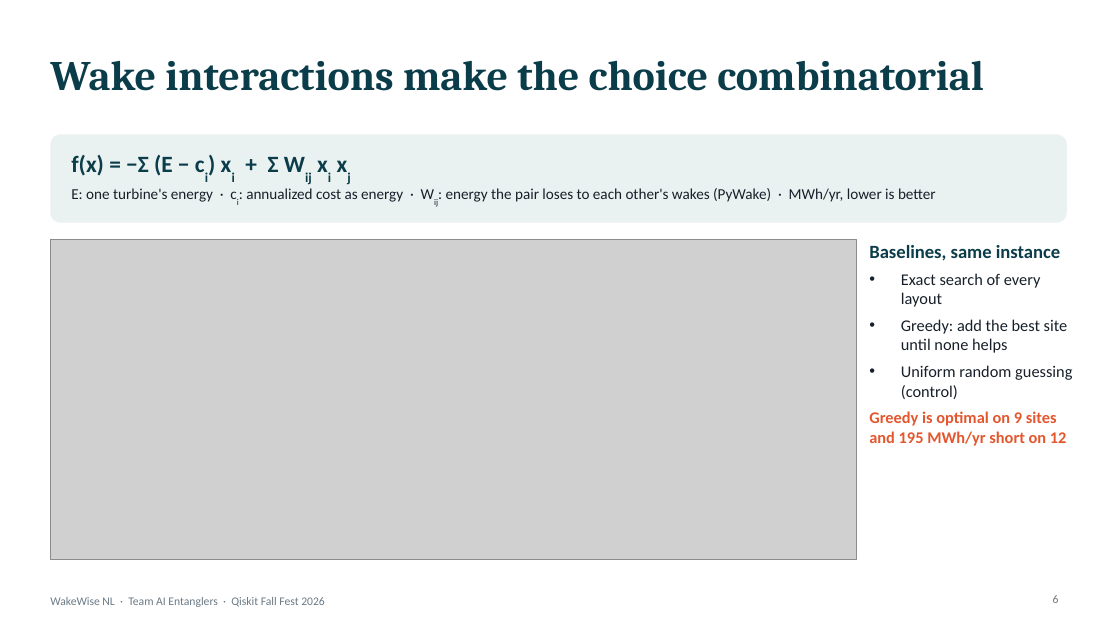
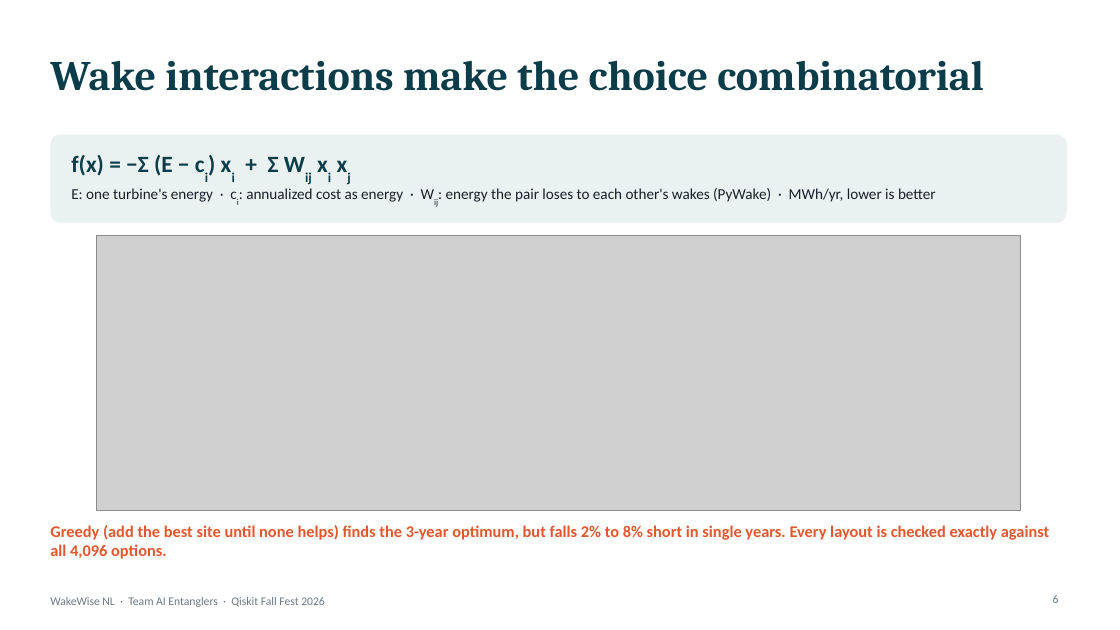
Before and after one commit to mrw-soumik/Qiskit-AI-Entanglers-, a slide deck: slide 6 of slides/WakeWise_NL_AI_Entanglers.pptx. Drawn at 1120x630 pixels with LibreOffice and Linux fonts; fonts in the diff are those of the drawing; grey boxes stand for pictures. Boxes give left, top, right and bottom in pixels: in the first picture for what was removed or moved away, otherwise in the second. Text is boxed around its words. In the diff, an @@ line names an element or a change of style, - is before the commit and + after.

```diff
--- a/slides/WakeWise_NL_AI_Entanglers.pptx
+++ b/slides/WakeWise_NL_AI_Entanglers.pptx
@@ picture: place and size @@
-picture at [50,239,857,560]
+picture at [97,235,1021,511]
@@ text at [50,525,1049,559]: text changed; text colour #17202A to #E4572E; bold on @@
-Baselines, same instance
-• Exact search of every layout
-• Greedy: add the best site until none helps
-• Uniform random guessing (control)
-Greedy is optimal on 9 sites and 195 MWh/yr short on 12
+Greedy (add the best site until none helps) finds the 3-year optimum, but falls 2% to 8% short in single years. Every layout is checked exactly against all 4,096 options.
```
Also in this commit, not shown: 11 other slides changed, 1 slide added, 28 other files.
